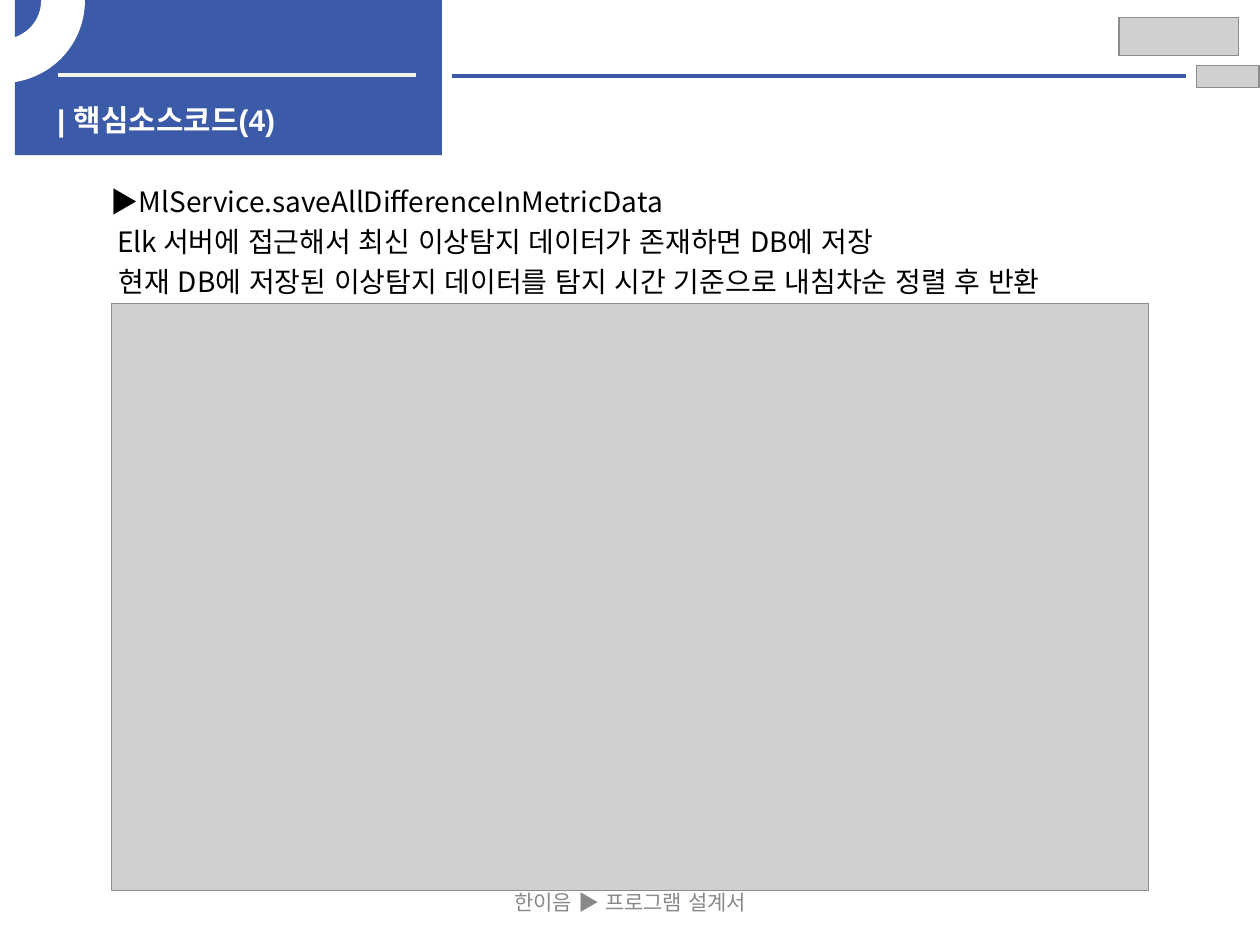
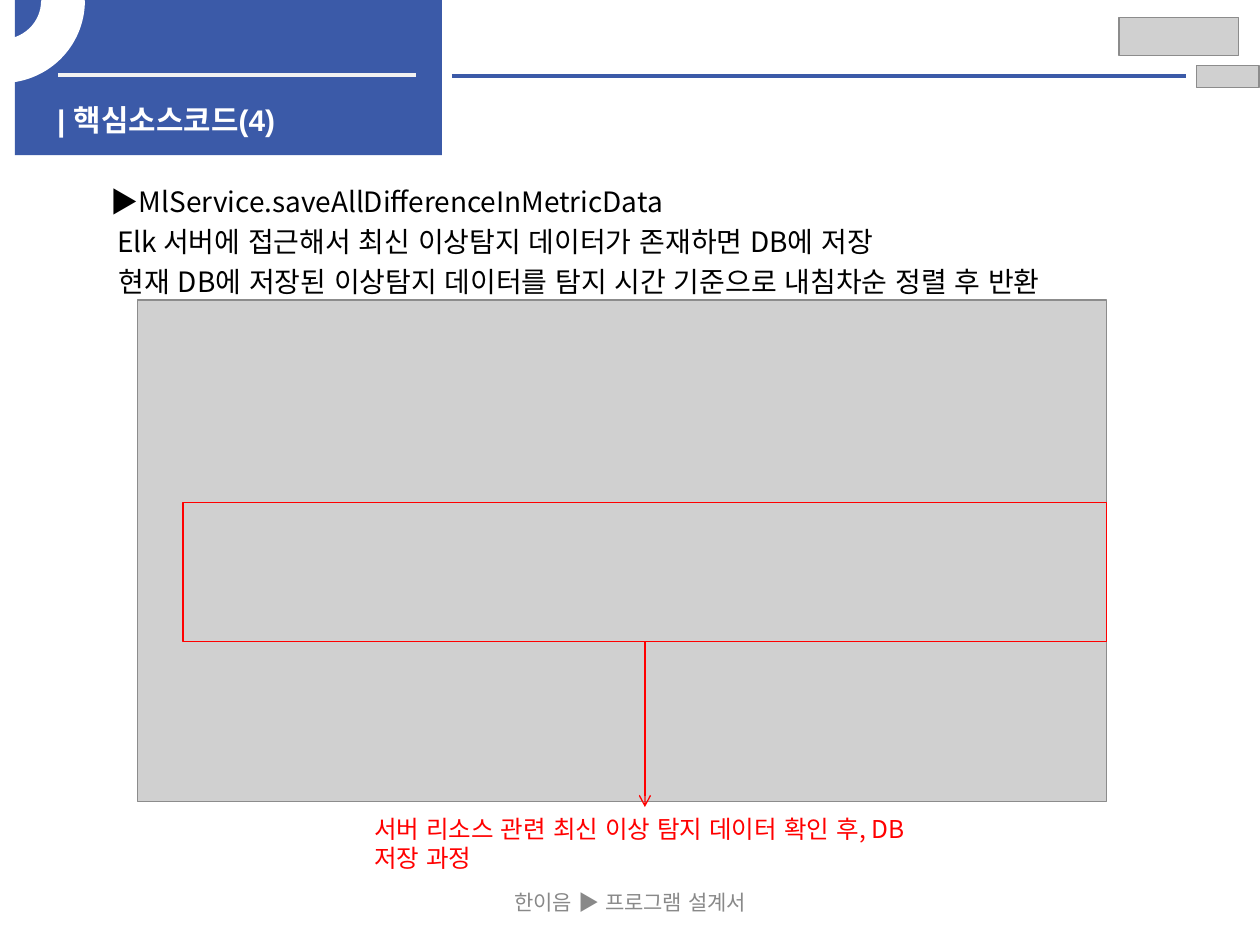
Before and after one commit to HwangYooHyun1/2023_Hanium_prj, a slide deck: slide 26 of 02_문서/03_중간보고서/2023_SW개발_HW제작설계서_일반_초안.pptx (slide 25 before the commit). Drawn at 1260x945 pixels with LibreOffice and Linux fonts; fonts in the diff are those of the drawing; grey boxes stand for pictures; background and template pictures are left out. Boxes give left, top, right and bottom in pixels: in the first picture for what was removed or moved away, otherwise in the second. Text is boxed around its words. In the diff, an @@ line names an element or a change of style, - is before the commit and + after.

```diff
--- a/02_문서/03_중간보고서/2023_SW개발_HW제작설계서_일반_초안.pptx
+++ b/02_문서/03_중간보고서/2023_SW개발_HW제작설계서_일반_초안.pptx
@@ picture: place and size @@
-picture at [111, 304, 1148, 892]
+picture at [137, 300, 1107, 802]
@@ rectangle added at [183, 502, 1107, 641], outline #FF0000 0.75 pt @@
@@ arrow added from (645, 641) to (645, 807), #FF0000 0.75 pt @@
@@ text added at [374, 817, 904, 869], 14 pt, text #FF0000 @@
+서버 리소스 관련 최신 이상 탐지 데이터 확인 후, DB 저장 과정
```
Also in this commit, not shown: 19 other slides changed, 2 slides added, 2 other files.
